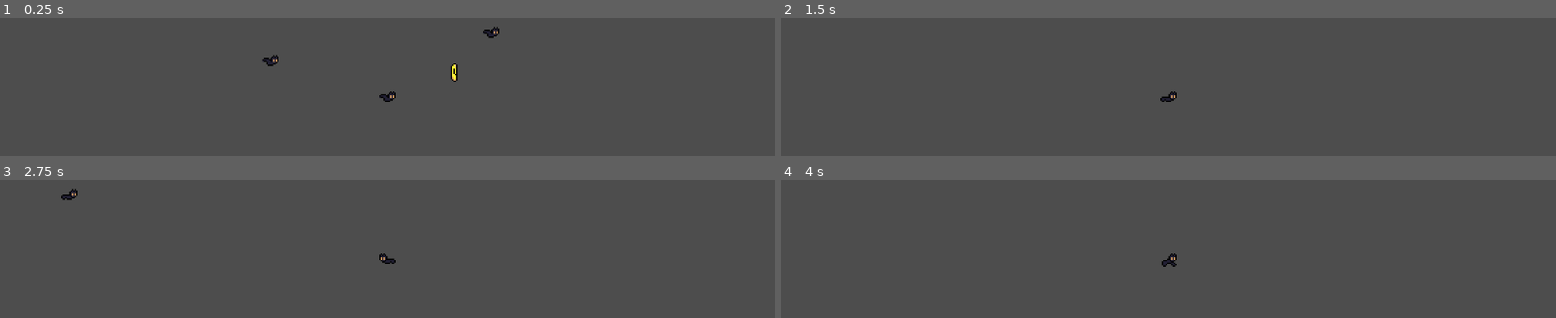
Above: before the commit, frames 1-4 (two rows, left to right).
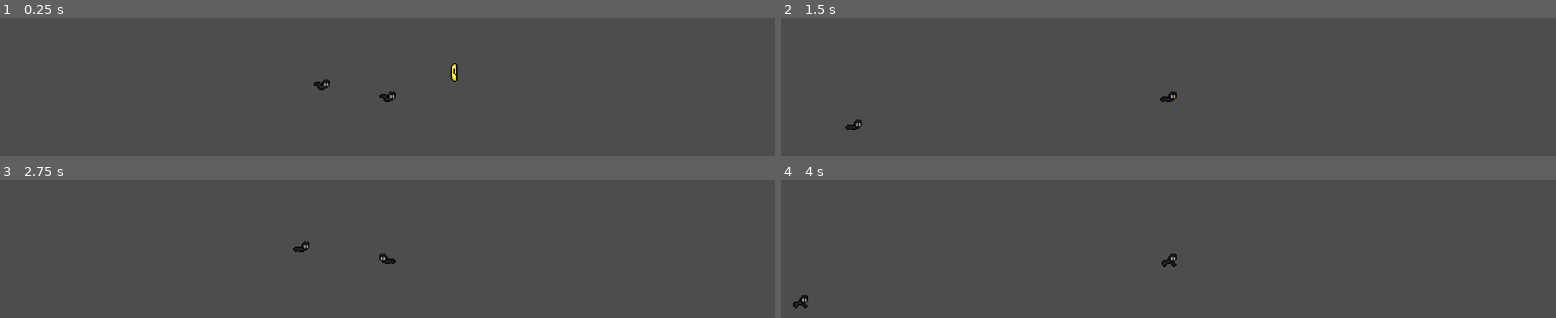
Above: after the commit, the same moments.

Repository: Ray-Blast/collabgodotproject
Game: Godot game, scene res://Scenes/game.tscn
Two runs of this game, one before a commit and one after it. Both use one fixed random seed, a clock stepped at 60 frames per second and the inputs below.
Inputs:
- Up to frame 1 (0.25 s): no input
- Up to frame 2 (1.5 s): hold D (right) from 0.53 s (still down); tap W (jump) at 0.6, 0.77, 1.07, 1.35 s
- Up to frame 3 (2.75 s): tap W (jump) at 1.52, 1.82, 2.1 s; release D (right) at 2.03 s; hold A (left) from 2.03 s (still down)
- Up to frame 4 (4 s): tap Enter at 2.75 s; release A (left) at 2.78 s; hold D (right) from 2.78 s (still down); tap W (jump) at 2.85, 3.02, 3.32, 3.6, 3.77 s

The runs differ from the first frame. In frame 1, 0.3% of the frame differs, in the area x 33-65%, y 6-53%; in frame 2, 0.1%; in frame 3, 0.2%; in frame 4, 0.1%.

Commit message:
fixed any bugs with the state machine stuff, enemies now working

Diff:
--- a/ProjectWindow/Scenes/enemy.tscn
+++ b/ProjectWindow/Scenes/enemy.tscn
@@ -1,12 +1,13 @@
-[gd_scene load_steps=19 format=3 uid="uid://b7oo4nqfityc4"]
+[gd_scene load_steps=21 format=3 uid="uid://d25bitnldbs1o"]
 
-[ext_resource type="Script" uid="uid://dxkq2rijt7v3y" path="res://Scenes/enemy_base.gd" id="1_afpow"]
+[ext_resource type="Script" uid="uid://dxkq2rijt7v3y" path="res://Scripts/Enemy/enemy_base.gd" id="1_0830c"]
 [ext_resource type="Texture2D" uid="uid://crxq57eitv3ge" path="res://Assets/Sprites/Characters/Placeholders/batFlappingLearningPixel16x16.png" id="1_hghv2"]
 [ext_resource type="Script" uid="uid://d4a26yarihxtv" path="res://Scripts/StateMachine/state_machine.gd" id="2_1f0kj"]
-[ext_resource type="Script" uid="uid://b44grlnqocixq" path="res://Scripts/StateMachine/enemy_states/enemy_idle.gd" id="4_287tu"]
+[ext_resource type="Script" uid="uid://buvlgko6t4lmk" path="res://Scripts/StateMachine/states/idle.gd" id="4_ghaa6"]
+[ext_resource type="Script" uid="uid://req8gm7ko6e0" path="res://Scripts/Enemy/enemy_movement_component.gd" id="5_0830c"]
+[ext_resource type="Script" uid="uid://co72o1wx05awn" path="res://Scripts/StateMachine/states/move.gd" id="5_ghaa6"]
 
-[sub_resource type="RectangleShape2D" id="RectangleShape2D_vt4ob"]
-size = Vector2(10, 10)
+[sub_resource type="CapsuleShape2D" id="CapsuleShape2D_hghv2"]
 
 [sub_resource type="AtlasTexture" id="AtlasTexture_1f0kj"]
 atlas = ExtResource("1_hghv2")
@@ -101,20 +102,27 @@
 }]
 
 [node name="Enemy" type="CharacterBody2D"]
-script = ExtResource("1_afpow")
+script = ExtResource("1_0830c")
 
 [node name="CollisionShape2D" type="CollisionShape2D" parent="."]
-shape = SubResource("RectangleShape2D_vt4ob")
+shape = SubResource("CapsuleShape2D_hghv2")
 
 [node name="AnimatedSprite2D" type="AnimatedSprite2D" parent="."]
 sprite_frames = SubResource("SpriteFrames_m4x7e")
-autoplay = "default"
 
 [node name="state_machine" type="Node" parent="." node_paths=PackedStringArray("starting_state")]
 script = ExtResource("2_1f0kj")
 starting_state = NodePath("idle")
 
-[node name="idle" type="Node" parent="state_machine"]
-script = ExtResource("4_287tu")
+[node name="idle" type="Node" parent="state_machine" node_paths=PackedStringArray("move_state")]
+script = ExtResource("4_ghaa6")
+move_state = NodePath("../move")
 
-[node name="attacking" type="Node" parent="state_machine"]
+[node name="move" type="Node" parent="state_machine" node_paths=PackedStringArray("idle_state")]
+script = ExtResource("5_ghaa6")
+idle_state = NodePath("../idle")
+move_speed = 100.0
+
+[node name="enemy_move_component" type="Node" parent="." node_paths=PackedStringArray("parent")]
+script = ExtResource("5_0830c")
+parent = NodePath("..")
--- a/ProjectWindow/Scenes/enemy_base.gd
+++ /dev/null
@@ -1,20 +0,0 @@
-class_name Enemy_Base extends CharacterBody2D
-
-
-@onready var animations: AnimatedSprite2D = $AnimatedSprite2D
-@onready var state_machine: StateMachine = $state_machine
-
-#
-#func _ready() -> void:
-	## Initialize the state machine, passing a reference of the player to the states,
-	## that way they can move and react accordingly
-	#state_machine.init(self)
-#
-#func _unhandled_input(event: InputEvent) -> void:
-	#state_machine.process_input(event)
-#
-#func _physics_process(delta: float) -> void:
-	#state_machine.process_physics(delta)
-#
-#func _process(delta: float) -> void:
-	#state_machine.process_frame(delta)
--- a/ProjectWindow/Scenes/game.tscn
+++ b/ProjectWindow/Scenes/game.tscn
@@ -1,8 +1,8 @@
 [gd_scene load_steps=6 format=3 uid="uid://7hvgnk2j6jsb"]
 
-[ext_resource type="Script" uid="uid://ca7fepx8ty16y" path="res://Scenes/game_manager.gd" id="1_3dryh"]
+[ext_resource type="Script" uid="uid://ca7fepx8ty16y" path="res://Scripts/game_manager.gd" id="1_3dryh"]
 [ext_resource type="PackedScene" uid="uid://dh0nciotk3wfb" path="res://Scenes/player.tscn" id="1_ebmjs"]
-[ext_resource type="PackedScene" uid="uid://b7oo4nqfityc4" path="res://Scenes/enemy.tscn" id="2_qxrlw"]
+[ext_resource type="PackedScene" uid="uid://d25bitnldbs1o" path="res://Scenes/enemy.tscn" id="2_qxrlw"]
 [ext_resource type="PackedScene" uid="uid://btyvh6a67yg5y" path="res://Scenes/pickup.tscn" id="3_wrm1d"]
 
 [sub_resource type="WorldBoundaryShape2D" id="WorldBoundaryShape2D_qxrlw"]
@@ -21,12 +21,6 @@
 
 [node name="Map" type="Node" parent="."]
 
-[node name="Enemy" parent="." instance=ExtResource("2_qxrlw")]
-position = Vector2(-87, -25)
-
-[node name="Enemy2" parent="." instance=ExtResource("2_qxrlw")]
-position = Vector2(77, -46)
-
 [node name="StaticBody2D" type="StaticBody2D" parent="."]
 position = Vector2(0, 8)
 
@@ -35,3 +29,6 @@
 
 [node name="Pickup" parent="." instance=ExtResource("3_wrm1d")]
 position = Vector2(49, -16)
+
+[node name="Enemy" parent="." instance=ExtResource("2_qxrlw")]
+position = Vector2(-49, -14)
--- a/ProjectWindow/Scenes/player.tscn
+++ b/ProjectWindow/Scenes/player.tscn
@@ -1,12 +1,13 @@
-[gd_scene load_steps=22 format=3 uid="uid://dh0nciotk3wfb"]
+[gd_scene load_steps=23 format=3 uid="uid://dh0nciotk3wfb"]
 
-[ext_resource type="Script" uid="uid://phmyu3uv4cgg" path="res://Scripts/player.gd" id="1_v0iea"]
+[ext_resource type="Script" uid="uid://phmyu3uv4cgg" path="res://Scripts/Player/player.gd" id="1_v0iea"]
 [ext_resource type="Texture2D" uid="uid://crxq57eitv3ge" path="res://Assets/Sprites/Characters/Placeholders/batFlappingLearningPixel16x16.png" id="2_cvnsp"]
 [ext_resource type="Script" uid="uid://d4a26yarihxtv" path="res://Scripts/StateMachine/state_machine.gd" id="3_6t5aa"]
 [ext_resource type="Script" uid="uid://buvlgko6t4lmk" path="res://Scripts/StateMachine/states/idle.gd" id="4_vgqql"]
 [ext_resource type="Script" uid="uid://hc0my844aetm" path="res://Scripts/StateMachine/states/jump.gd" id="5_fkybt"]
 [ext_resource type="Script" uid="uid://d3d652csc6xbx" path="res://Scripts/StateMachine/states/fall.gd" id="6_x3wgy"]
 [ext_resource type="Script" uid="uid://co72o1wx05awn" path="res://Scripts/StateMachine/states/move.gd" id="7_3smsa"]
+[ext_resource type="Script" uid="uid://c1citqb5hx8y3" path="res://player_movement_component.gd" id="8_8erm5"]
 
 [sub_resource type="CapsuleShape2D" id="CapsuleShape2D_f60y1"]
 radius = 3.0
@@ -142,3 +143,6 @@
 fall_state = NodePath("../fall")
 idle_state = NodePath("../idle")
 jump_state = NodePath("../jump")
+
+[node name="move_component" type="Node" parent="."]
+script = ExtResource("8_8erm5")
--- /dev/null
+++ b/ProjectWindow/Scripts/Enemy/enemy_base.gd
@@ -0,0 +1,18 @@
+class_name Enemy_Base extends CharacterBody2D
+
+
+@onready var animations: AnimatedSprite2D = $AnimatedSprite2D
+@onready var state_machine: StateMachine = $state_machine
+@onready var move_component: Node = $enemy_move_component
+
+func _ready() -> void:
+	state_machine.init(self, animations, move_component)
+
+func _unhandled_input(event: InputEvent) -> void:
+	state_machine.process_input(event)
+
+func _physics_process(delta: float) -> void:
+	state_machine.process_physics(delta)
+
+func _process(delta: float) -> void:
+	state_machine.process_frame(delta)
--- /dev/null
+++ b/ProjectWindow/Scripts/Enemy/enemy_movement_component.gd
@@ -0,0 +1,12 @@
+class_name Enemy_Moveable extends Node
+
+@export var parent: CharacterBody2D
+var direction := 1.0
+
+func get_movement_direction() -> float:
+	if parent.is_on_wall():
+		direction *= -1
+	return direction
+
+func wants_jump() -> bool:
+	return false
--- /dev/null
+++ b/ProjectWindow/Scripts/Player/move_component.gd
@@ -0,0 +1,9 @@
+class_name Moveable extends Node
+
+@export var parent: CharacterBody2D
+
+func get_movement_direction() -> float:
+	return 0.0
+
+func wants_jump() -> bool:
+	return false
--- a/ProjectWindow/Scripts/player.gd
+++ b/ProjectWindow/Scripts/Player/player.gd
@@ -2,12 +2,13 @@
 
 @onready var animations: AnimatedSprite2D = $AnimatedSprite2D
 @onready var state_machine: StateMachine = $state_machine
+@onready var move_component: Node = $move_component
 
 
 func _ready() -> void:
 	# Initialize the state machine, passing a reference of the player to the states,
 	# that way they can move and react accordingly
-	state_machine.init(self)
+	state_machine.init(self, animations,move_component)
 
 func _unhandled_input(event: InputEvent) -> void:
 	state_machine.process_input(event)
--- a/ProjectWindow/Scripts/StateMachine/State.gd
+++ b/ProjectWindow/Scripts/StateMachine/State.gd
@@ -1,15 +1,17 @@
 class_name State extends Node
 
 @export var animation_name: String
-@export var move_speed: float = 400
+@export var move_speed: float = 300
 
 var gravity: int = ProjectSettings.get_setting("physics/2d/default_gravity")
 
 ## Hold a reference to the parent so that it can be controlled by the state
 var parent: CharacterBody2D
+var animations: AnimatedSprite2D
+var move_component
 
 func enter() -> void:
-	parent.animations.play(animation_name)
+	animations.play(animation_name)
 
 func exit() -> void:
 	pass
@@ -22,3 +24,9 @@
 
 func process_physics(_delta: float) -> State:
 	return null
+
+func get_movement_input() -> float:
+	return move_component.get_movement_direction()
+
+func get_jump() -> bool:
+	return move_component.wants_jump()
--- a/ProjectWindow/Scripts/StateMachine/enemy_states/enemy_idle.gd
+++ /dev/null
@@ -1,15 +0,0 @@
-extends State
-
-#@export var fall_state: State
-#@export var jump_state: State
-#@export var attacking_state: State
-
-func enter() -> void:
-	super()
-	parent.velocity.x = 0
-
-func process_input(_event: InputEvent) -> State:
-	return null
-
-func process_physics(_delta: float) -> State:
-	return null
--- a/ProjectWindow/Scripts/StateMachine/state_machine.gd
+++ b/ProjectWindow/Scripts/StateMachine/state_machine.gd
@@ -3,16 +3,14 @@
 @export var starting_state: State
 var current_state: State
 
-# Initialize the state machine by giving each child state a reference to the
-# parent object it belongs to and enter the default starting_state.
-func init(parent: CharacterBody2D) -> void:
+func init(parent: CharacterBody2D, animations: AnimatedSprite2D, move_component) -> void:
 	for child in get_children():
 		child.parent = parent
+		child.animations = animations
+		child.move_component = move_component
 
-	# Initialize to the default state
 	change_state(starting_state)
 
-# Change to the new state by first calling any exit logic on the current state.
 func change_state(new_state: State) -> void:
 	if current_state:
 		current_state.exit()
@@ -20,8 +18,6 @@
 	current_state = new_state
 	current_state.enter()
 
-# Pass through functions for the Player to call,
-# handling state changes as needed.
 func process_physics(delta: float) -> void:
 	var new_state = current_state.process_physics(delta)
 	if new_state:
--- a/ProjectWindow/Scripts/StateMachine/states/idle.gd
+++ b/ProjectWindow/Scripts/StateMachine/states/idle.gd
@@ -9,9 +9,9 @@
 	parent.velocity.x = 0
 
 func process_input(_event: InputEvent) -> State:
-	if Input.is_action_just_pressed('jump') and parent.is_on_floor():
+	if get_jump() and parent.is_on_floor():
 		return jump_state
-	if Input.is_action_pressed('left') or Input.is_action_pressed('right'):
+	if get_movement_input() != 0.0:
 		return move_state
 	return null
 
--- a/ProjectWindow/Scripts/StateMachine/states/move.gd
+++ b/ProjectWindow/Scripts/StateMachine/states/move.gd
@@ -4,15 +4,15 @@
 @export var idle_state: State
 @export var jump_state: State
 
-func process_input(event: InputEvent) -> State:
-	if Input.is_action_just_pressed('jump') and parent.is_on_floor():
+func process_input(_event: InputEvent) -> State:
+	if get_jump() and parent.is_on_floor():
 		return jump_state
 	return null
 
 func process_physics(delta: float) -> State:
 	parent.velocity.y += gravity * delta
 
-	var movement = Input.get_axis('left', 'right') * move_speed
+	var movement = get_movement_input() * move_speed
 
 	if movement == 0:
 		return idle_state
--- /dev/null
+++ b/ProjectWindow/player_movement_component.gd
@@ -0,0 +1,7 @@
+class_name Player_Moveable extends Moveable
+
+func get_movement_direction() -> float:
+	return Input.get_axis("left", "right")
+
+func wants_jump() -> bool:
+	return Input.is_action_just_pressed("jump")
Renamed: ProjectWindow/Scenes/enemy_base.gd.uid -> ProjectWindow/Scripts/Enemy/enemy_base.gd.uid
Not shown, added: ProjectWindow/Scripts/Enemy/enemy_movement_component.gd.uid
Not shown, added: ProjectWindow/Scripts/Player/move_component.gd.uid
Renamed: ProjectWindow/Scripts/player.gd.uid -> ProjectWindow/Scripts/Player/player.gd.uid
Not shown, removed: ProjectWindow/Scripts/StateMachine/enemy_states/enemy_idle.gd.uid
Renamed: ProjectWindow/Scenes/game_manager.gd -> ProjectWindow/Scripts/game_manager.gd
Renamed: ProjectWindow/Scenes/game_manager.gd.uid -> ProjectWindow/Scripts/game_manager.gd.uid
Not shown, added: ProjectWindow/player_movement_component.gd.uid
Not shown, added: PWVault/GameDesign/Characters/Enemies Overview.md
Not shown, added: PWVault/GameDesign/Characters/Quincy K. Reece.md
Not shown, added: PWVault/GameDesign/Game's Story.md
Not shown, changed: PWVault/GameDesign/Project Window Game Design Document.md
